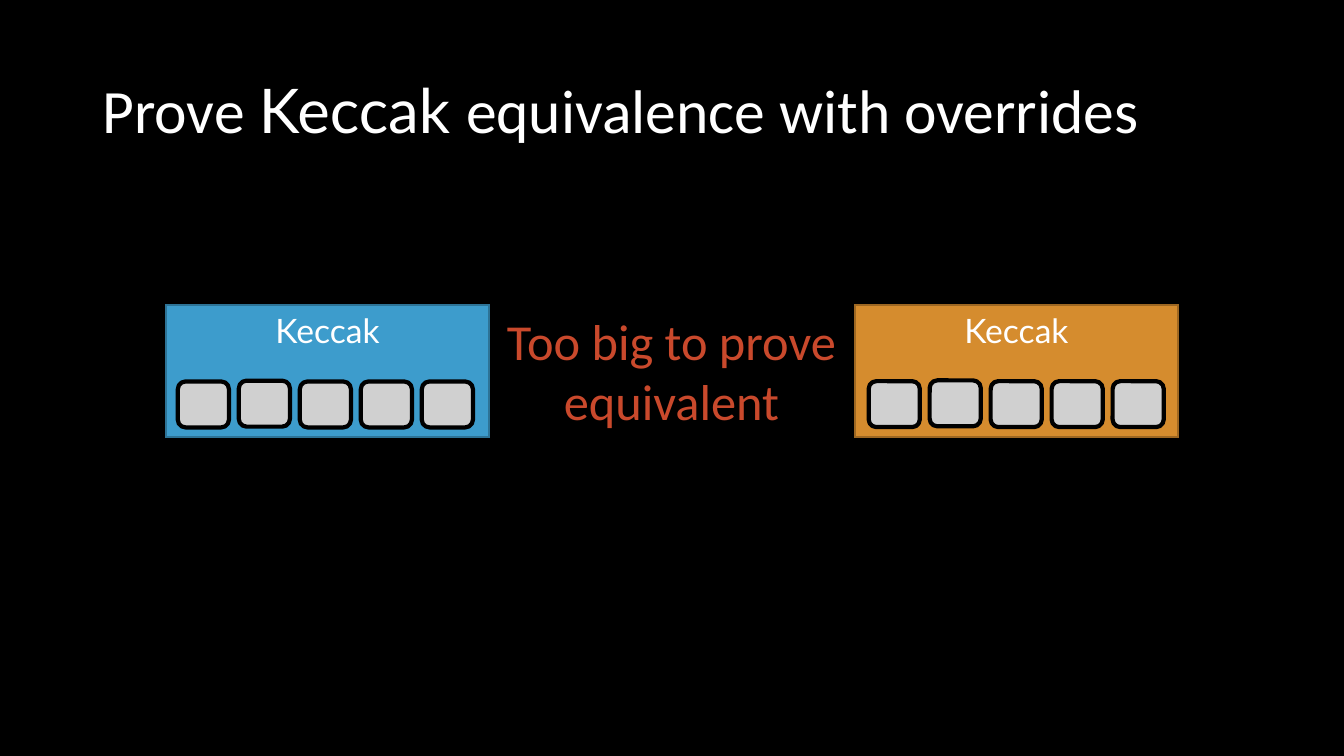
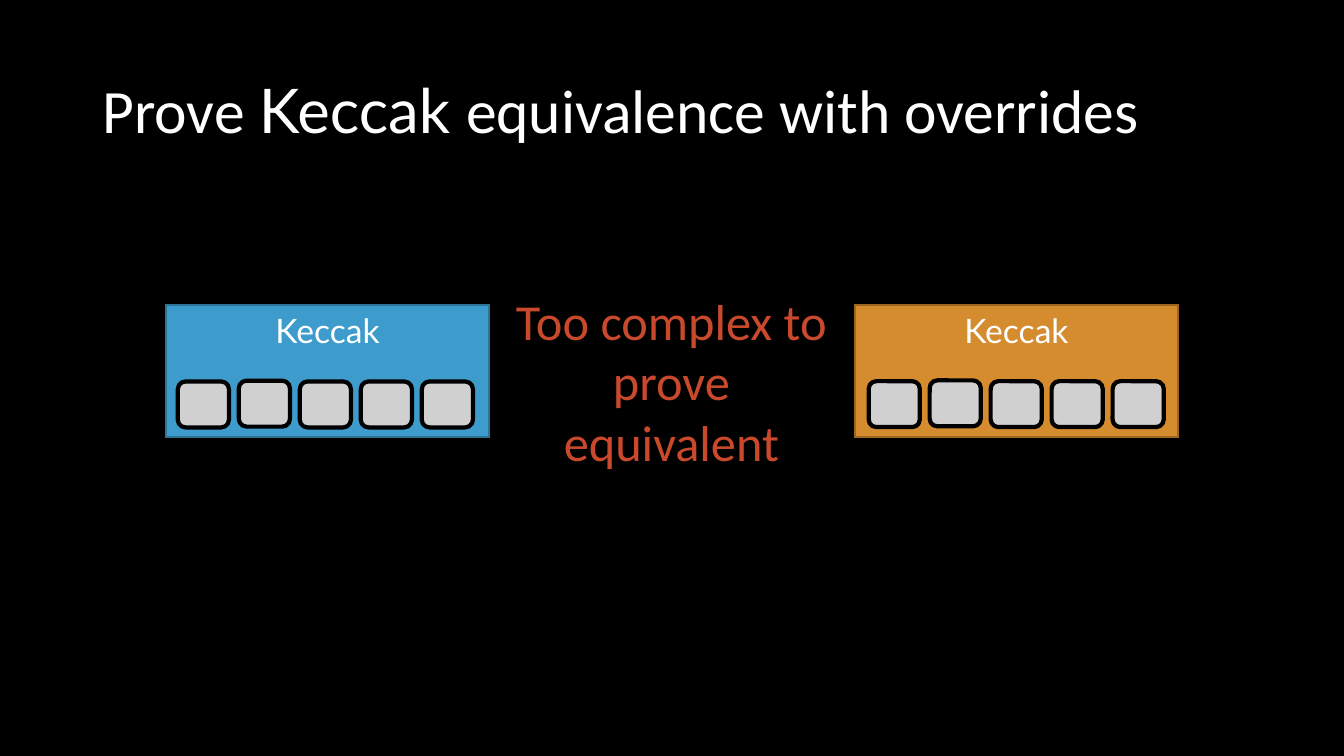
Before and after one commit to ericmercer/sha3-verification, a slide deck: slide 13 of presentation/SPIN2022.pptx. Drawn at 1344x756 pixels with LibreOffice and Linux fonts; fonts in the diff are those of the drawing; grey boxes stand for pictures. Boxes give left, top, right and bottom in pixels: in the first picture for what was removed or moved away, otherwise in the second. Text is boxed around its words. In the diff, an @@ line names an element or a change of style, - is before the commit and + after.

Commit message:
Begin script for presentation.

```diff
--- a/presentation/SPIN2022.pptx
+++ b/presentation/SPIN2022.pptx
@@ text at [516,305,827,469]: text changed @@
-Too big to prove equivalent
+Too complex to prove equivalent
```
